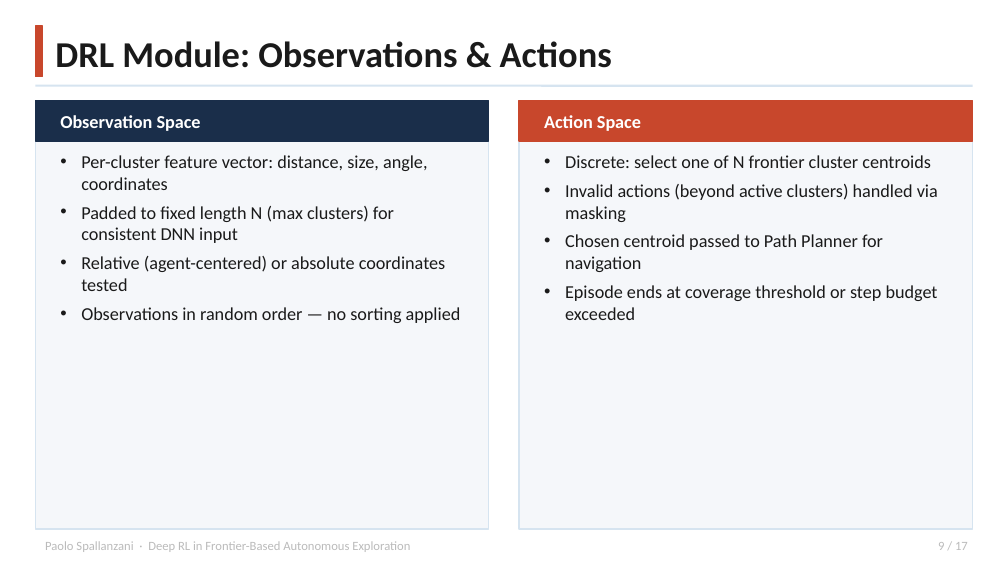
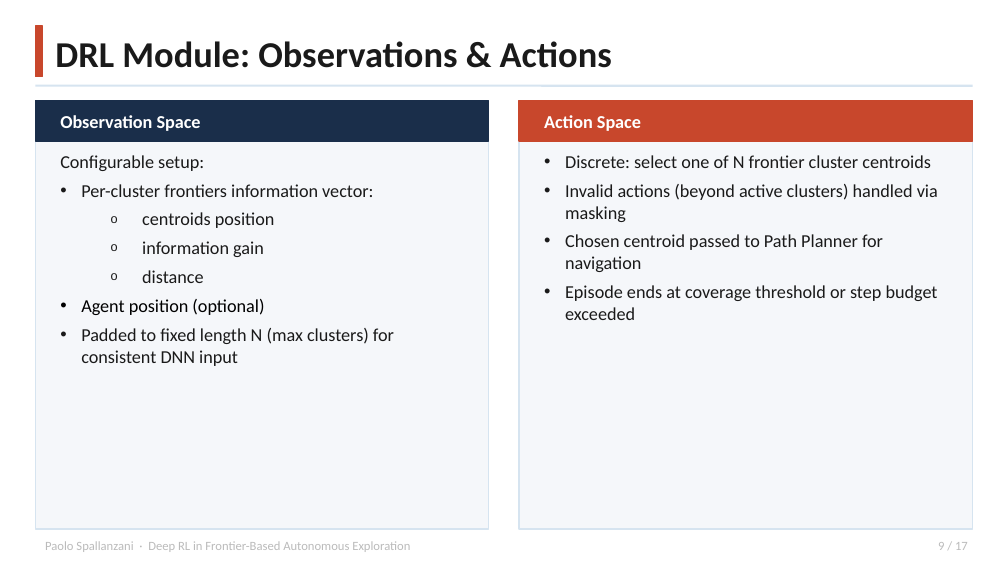
Before and after one commit to Paolo-Spall/presentazione_tesi_dae, a slide deck: slide 9 of presentation_draft.pptx. Drawn at 1008x567 pixels with LibreOffice and Linux fonts; fonts in the diff are those of the drawing. Boxes give left, top, right and bottom in pixels: in the first picture for what was removed or moved away, otherwise in the second. Text is boxed around its words. In the diff, an @@ line names an element or a change of style, - is before the commit and + after.

```diff
--- a/presentation_draft.pptx
+++ b/presentation_draft.pptx
@@ text at bbox=[60, 155, 373, 315]: text changed @@
-• Per-cluster feature vector: distance, size, angle, coordinates
+Configurable setup:
+• Per-cluster frontiers information vector:
+  o centroids position
+  o information gain
+  o distance
+• Agent position (optional)
@@ text at bbox=[81, 256, 461, 323]: paragraphs removed @@
-• Relative (agent-centered) or absolute coordinates tested
-• Observations in random order — no sorting applied
```
Also in this commit, not shown: 2 other slides changed, 1 other file.
